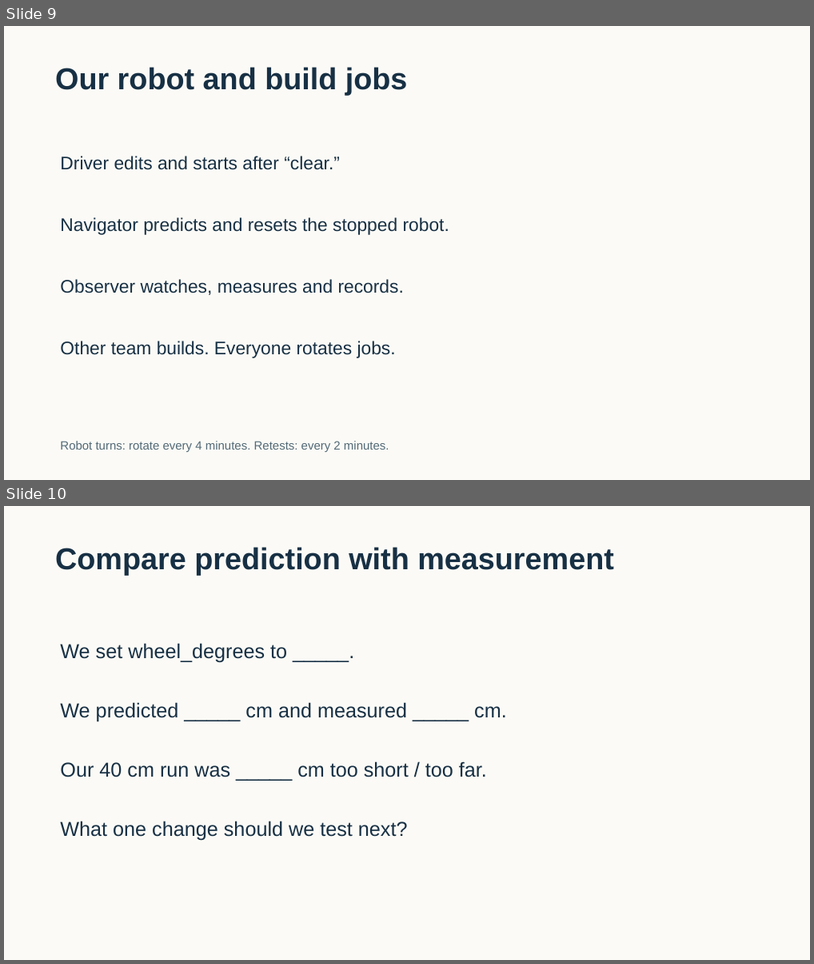
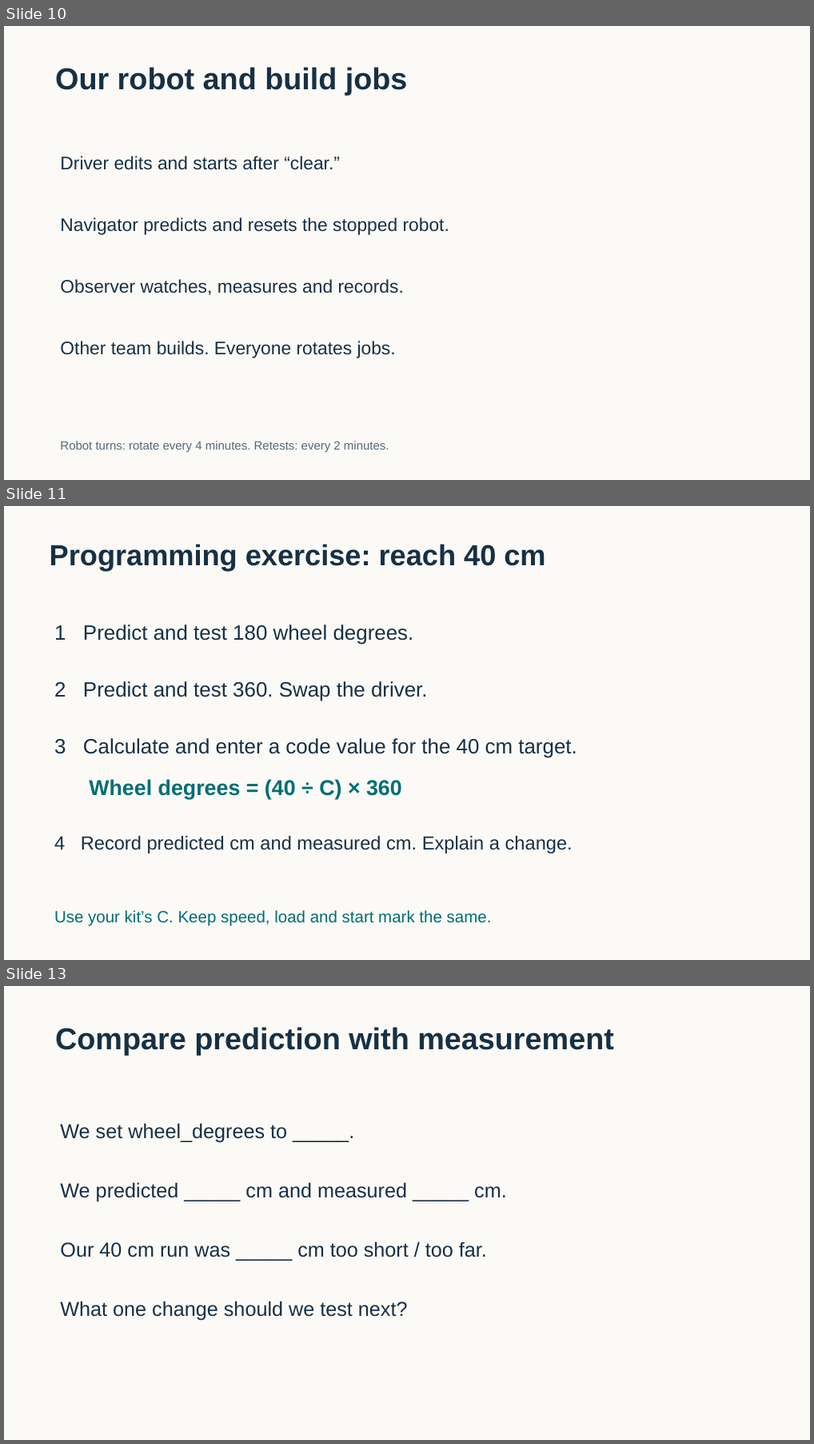
Before and after one commit to FRC999/YMCA-SPIKE-education, a slide deck: 03_Presentations/W02_delivery.pptx. Shown one above the other, each under a label of ours: slides 9 and 10 before the commit, slides 10, 11 and 13 after it; the slides between them are not shown. The pictures are 814x964 and 814x1444 pixels, drawn with LibreOffice and Linux fonts; fonts in the diff are those of the drawing. Boxes give left, top, right and bottom in pixels: in the first picture for what was removed or moved away, otherwise in the second. Text is boxed around its words. In the diff, an @@ line names an element or a change of style, - is before the commit and + after.

```diff
--- a/03_Presentations/W02_delivery.pptx
+++ b/03_Presentations/W02_delivery.pptx
@@ slide 11 added at <box>4,506,810,960</box>, background #FBFAF6 @@
@@ text added at <box>50,544,546,570</box>, 34.5 pt, text #173044, bold @@
+Programming exercise: reach 40 cm
@@ text added at <box>54,624,414,644</box>, 24.8 pt, text #173044 @@
+1 Predict and test 180 wheel degrees.
@@ text added at <box>54,681,428,701</box>, 24.8 pt, text #173044 @@
+2 Predict and test 360. Swap the driver.
@@ text added at <box>54,738,577,758</box>, 24.8 pt, text #173044 @@
+3 Calculate and enter a code value for the 40 cm target.
@@ text added at <box>89,779,402,799</box>, 25.5 pt, text #006E75, bold @@
+Wheel degrees = (40 ÷ C) × 360
@@ text added at <box>54,836,573,853</box>, 22.5 pt, text #173044 @@
+4 Record predicted cm and measured cm. Explain a change.
@@ text added at <box>54,910,492,926</box>, 19.5 pt, text #006E75 @@
+Use your kit’s C. Keep speed, load and start mark the same.
@@ what was slide 9 is now slide 10 @@
@@ what was slide 10 is now slide 13 @@
```
Also in this commit, not shown: 5 slides changed, 3 other slides added, 18 other files.
